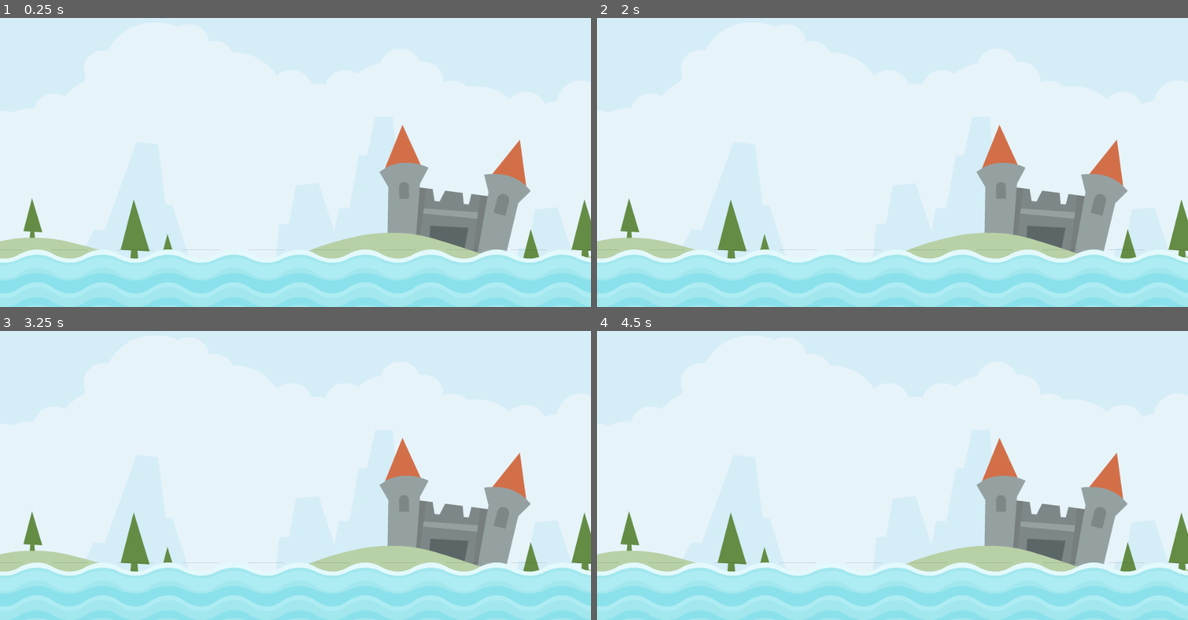
Above: before the commit, frames 1-4 (two rows, left to right).
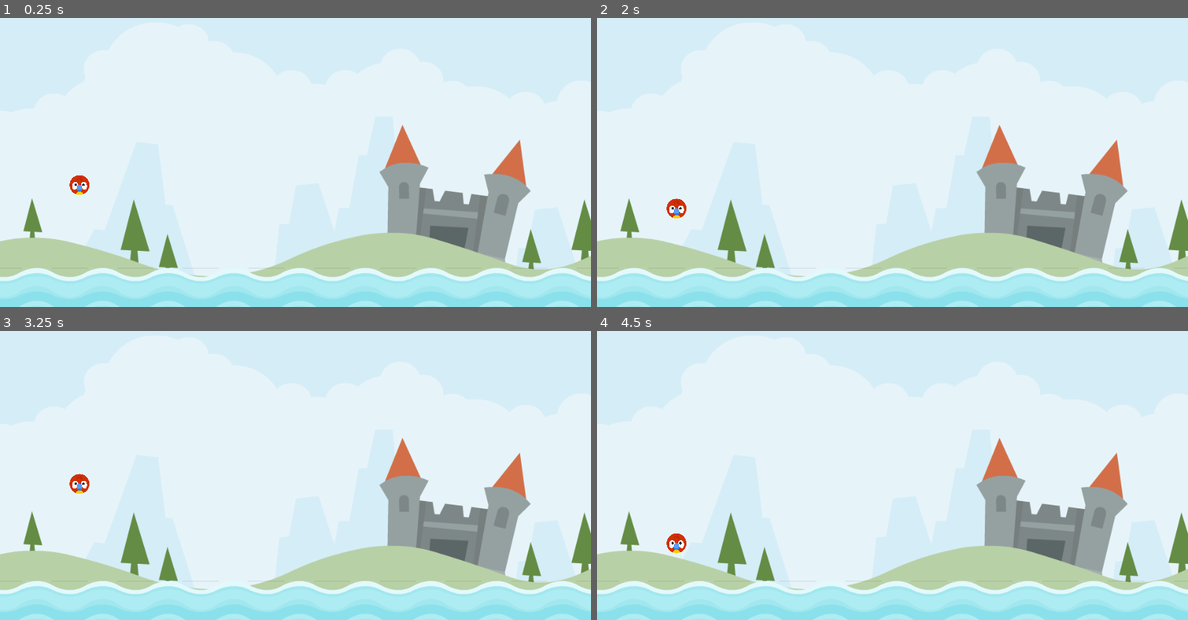
Above: after the commit, the same moments.

Repository: ketanp1204/AngryAnimals
Game: Godot game, scene res://scenes/level/level.tscn
Same seed, same stepped clock (60 frames per second), same inputs: the game is played once before the commit and once after it.
Inputs:
- Up to frame 1 (0.25 s): no input
- Up to frame 2 (2 s): no input
- Up to frame 3 (3.25 s): no input
- Up to frame 4 (4.5 s): no input

The runs differ from the first frame. In frame 1, 11% of the frame differs, in the area x 0-100%, y 54-100%; in frame 2, 11%, in the area x 0-100%, y 62-100%; in frame 3, 11%; in frame 4, 11%.

Commit message:
Created an animal scene

Diff:
--- a/project.godot
+++ b/project.godot
@@ -15,6 +15,10 @@
 config/features=PackedStringArray("4.2", "Mobile")
 config/icon="res://icon.svg"
 
+[autoload]
+
+SignalManager="*res://singletons/signal_manager.gd"
+
 [display]
 
 window/stretch/mode="canvas_items"
--- /dev/null
+++ b/scenes/animal/animal.gd
@@ -0,0 +1,20 @@
+extends RigidBody2D
+
+
+# Called when the node enters the scene tree for the first time.
+func _ready():
+	pass # Replace with function body.
+
+
+# Called every frame. 'delta' is the elapsed time since the previous frame.
+func _physics_process(delta):
+	pass
+
+
+func die() -> void:
+	SignalManager.on_animal_died.emit()
+	queue_free()
+
+
+func _on_screen_exited():
+	die()
--- /dev/null
+++ b/scenes/animal/animal.tscn
@@ -0,0 +1,23 @@
+[gd_scene load_steps=4 format=3 uid="uid://c7f25x24sv7q7"]
+
+[ext_resource type="Script" path="res://scenes/animal/animal.gd" id="1_xjwp2"]
+[ext_resource type="Texture2D" uid="uid://c6nsu1jiqmkv1" path="res://assets/player/parrot.png" id="1_xt7jd"]
+
+[sub_resource type="CircleShape2D" id="CircleShape2D_6p5ee"]
+radius = 19.0263
+
+[node name="Animal" type="RigidBody2D"]
+script = ExtResource("1_xjwp2")
+
+[node name="Sprite2D" type="Sprite2D" parent="."]
+scale = Vector2(0.15, 0.15)
+texture = ExtResource("1_xt7jd")
+
+[node name="CollisionShape2D" type="CollisionShape2D" parent="."]
+shape = SubResource("CircleShape2D_6p5ee")
+
+[node name="VisibleOnScreenNotifier2D" type="VisibleOnScreenNotifier2D" parent="."]
+position = Vector2(0.500001, 1.19209e-07)
+scale = Vector2(2.25, 2.3)
+
+[connection signal="screen_exited" from="VisibleOnScreenNotifier2D" to="." method="_on_screen_exited"]
--- /dev/null
+++ b/scenes/level/level.gd
@@ -0,0 +1,20 @@
+extends Node2D
+
+const ANIMAL = preload("res://scenes/animal/animal.tscn")
+@onready var animal_start = $AnimalStart
+
+# Called when the node enters the scene tree for the first time.
+func _ready():
+	add_animal()
+	SignalManager.on_animal_died.connect(add_animal)
+
+
+# Called every frame. 'delta' is the elapsed time since the previous frame.
+func _process(delta):
+	pass
+
+
+func add_animal() -> void:
+	var animal = ANIMAL.instantiate()
+	animal.position = animal_start.position
+	add_child(animal)
--- a/scenes/level/level.tscn
+++ b/scenes/level/level.tscn
@@ -1,9 +1,11 @@
-[gd_scene load_steps=3 format=3 uid="uid://cjlsic1gwgfil"]
+[gd_scene load_steps=4 format=3 uid="uid://cjlsic1gwgfil"]
 
 [ext_resource type="Texture2D" uid="uid://bmklatcs8qb7w" path="res://assets/scene/colored_castle.png" id="1_4ibaf"]
+[ext_resource type="Script" path="res://scenes/level/level.gd" id="1_f431u"]
 [ext_resource type="PackedScene" uid="uid://bl4s3a1jitdw3" path="res://scenes/water/water.tscn" id="2_7xy6e"]
 
 [node name="Level" type="Node2D"]
+script = ExtResource("1_f431u")
 
 [node name="Background" type="Sprite2D" parent="."]
 position = Vector2(600, 376)
@@ -14,4 +16,5 @@
 position = Vector2(155, 382)
 
 [node name="Water" parent="." instance=ExtResource("2_7xy6e")]
+z_index = 1
 position = Vector2(0, 588)
--- a/scenes/water/water.tscn
+++ b/scenes/water/water.tscn
@@ -26,13 +26,13 @@
 
 [node name="Sprite2D" type="Sprite2D" parent="."]
 texture_repeat = 2
-position = Vector2(575, 12)
+position = Vector2(575, 48)
 texture = ExtResource("1_d6ha4")
 region_enabled = true
 region_rect = Rect2(0, 0, 1200, 128)
 
 [node name="CollisionShape2D" type="CollisionShape2D" parent="."]
-position = Vector2(574, 57.5)
+position = Vector2(574, 37)
 shape = SubResource("RectangleShape2D_7665n")
 
 [node name="Splash" type="AudioStreamPlayer2D" parent="."]
--- /dev/null
+++ b/singletons/signal_manager.gd
@@ -0,0 +1,3 @@
+extends Node
+
+signal on_animal_died
